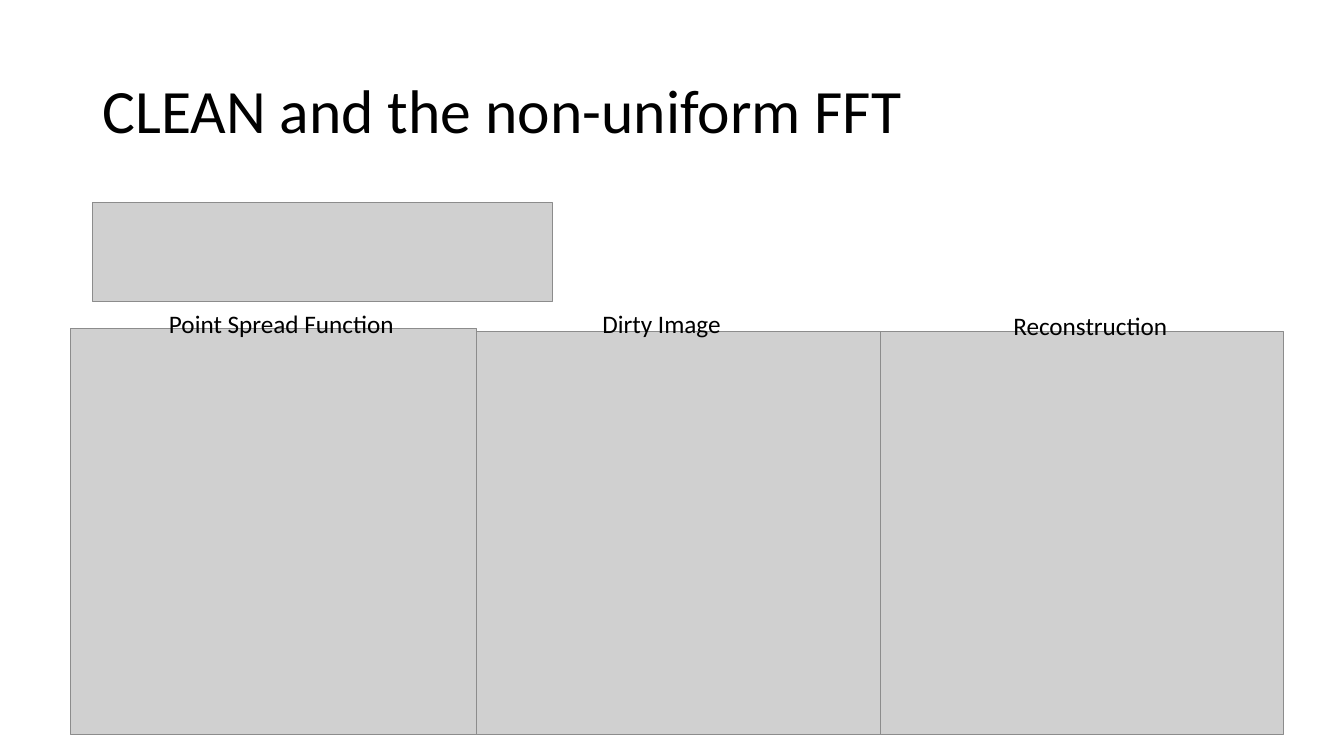
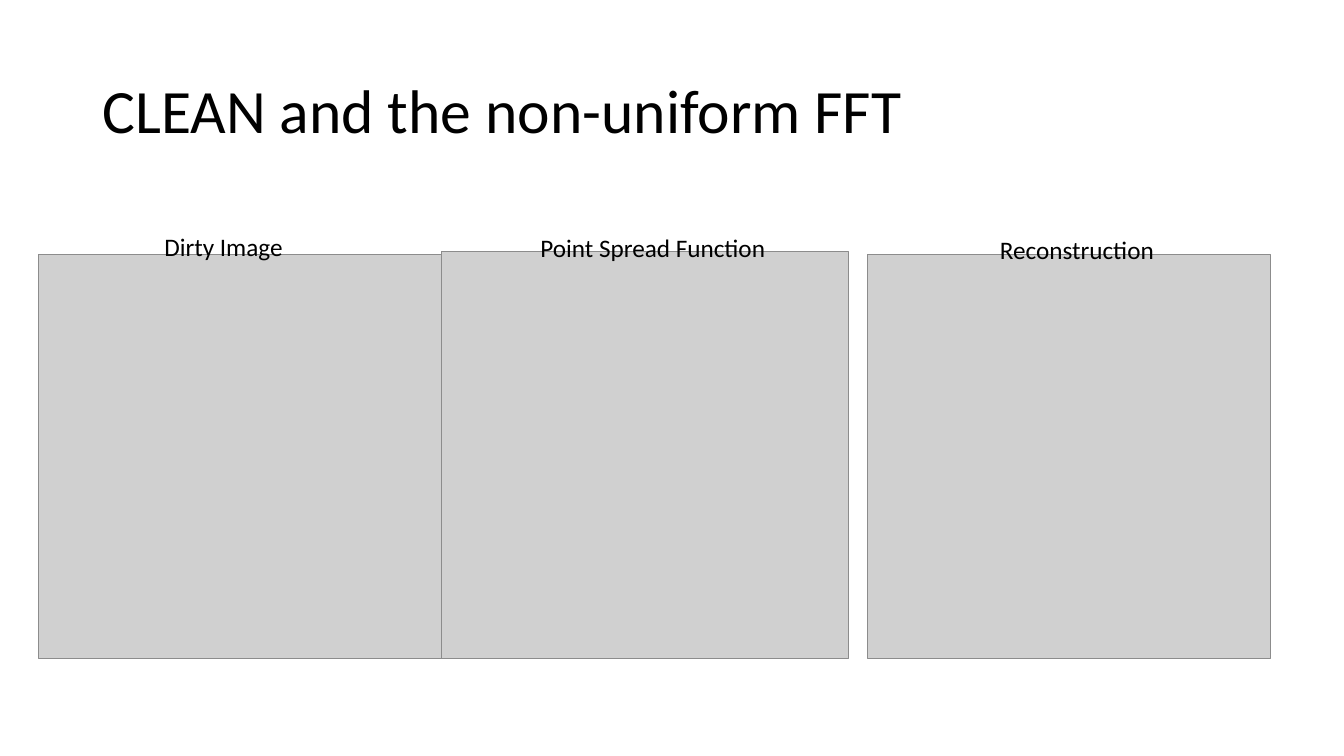
Before and after one commit to lord-blueberry/p8-doc, a slide deck: slide 6 of pp8.pptx (slide 11 before the commit). Drawn at 1344x756 pixels with LibreOffice and Linux fonts; fonts in the diff are those of the drawing; grey boxes stand for pictures. Boxes give left, top, right and bottom in pixels: in the first picture for what was removed or moved away, otherwise in the second. Text is boxed around its words. In the diff, an @@ line names an element or a change of style, - is before the commit and + after.

```diff
--- a/pp8.pptx
+++ b/pp8.pptx
@@ picture removed at (93, 203, 553, 301) @@
@@ text "Dirty Image": place and size @@
-text "Dirty Image" at (602, 312, 721, 338)
+text "Dirty Image" at (164, 236, 283, 261)
@@ text "Point Spread Function": place and size @@
-text "Point Spread Function" at (169, 313, 393, 337)
+text "Point Spread Function" at (540, 236, 765, 261)
@@ text "Reconstruction": place and size @@
-text "Reconstruction" at (1013, 315, 1167, 335)
+text "Reconstruction" at (1000, 238, 1154, 259)
@@ picture: place and size @@
-picture at (477, 332, 880, 735)
+picture at (39, 255, 443, 658)
@@ picture: place and size @@
-picture at (71, 329, 477, 735)
+picture at (443, 252, 849, 658)
@@ picture: place and size @@
-picture at (880, 332, 1284, 735)
+picture at (867, 255, 1270, 658)
```
Also in this commit, not shown: 13 other slides changed, 10 slides added, 14 slides removed.
